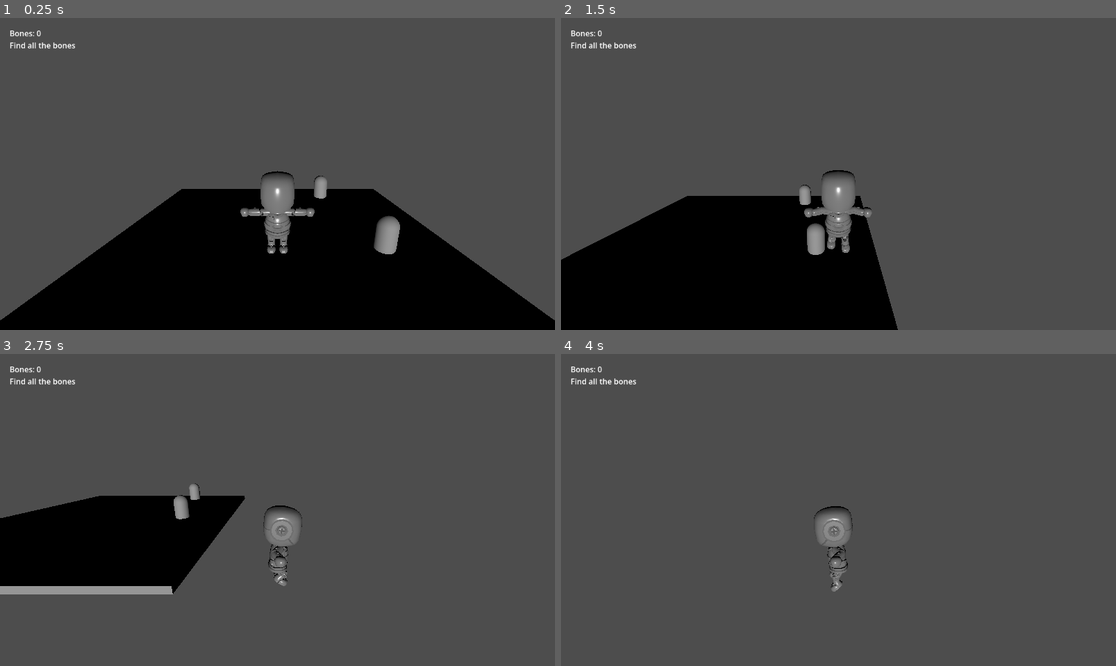
Above: before the commit, frames 1-4 (two rows, left to right).
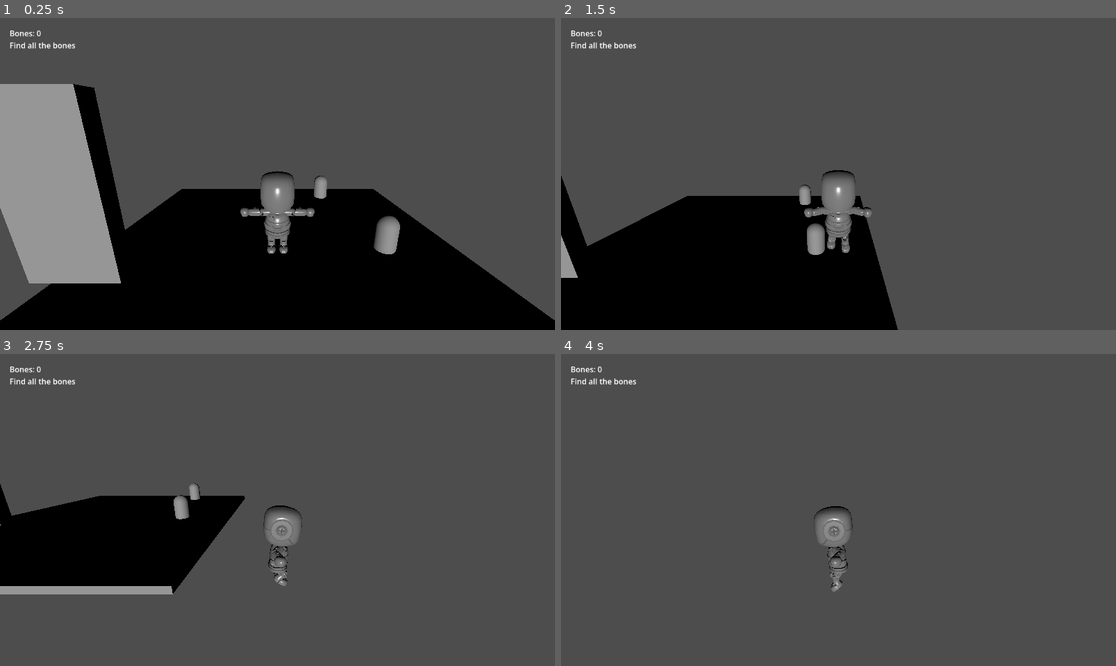
Above: after the commit, the same moments.

Repository: kyanethmoran/For-Better-or-Bones
Game: Godot game, scene res://levels/test_level.tscn
Same seed, same stepped clock (60 frames per second), same inputs: the game is played once before the commit and once after it.
Inputs:
- Up to frame 1 (0.25 s): no input
- Up to frame 2 (1.5 s): tap Enter at 0.5 s; hold D (move_right) 0.53-1.28 s; tap Space (jump) at 0.77 s; hold S (move_back) from 1.28 s (still down)
- Up to frame 3 (2.75 s): tap Space (jump) at 1.52 s; release S (move_back) at 2.03 s; hold D (move_right) from 2.03 s (still down)
- Up to frame 4 (4 s): release D (move_right) at 2.78 s; hold W (move_forward) 2.78-3.53 s; tap Space (jump) at 3.02, 3.77 s; hold A (move_left) from 3.53 s (still down)

The runs differ from the first frame. In frame 1, 12% of the frame differs, in the area x 0-23%, y 21-86%; in frame 2, 0.8%; in frame 3, 0.1%; in frame 4, nothing differs.

Commit message:
Add dungeon exit UI feedback

Diff:
--- a/levels/test_level.tscn
+++ b/levels/test_level.tscn
@@ -3,6 +3,7 @@
 [ext_resource type="PackedScene" uid="uid://hqvlsiat2tgb" path="res://characters/player.tscn" id="1_46lwt"]
 [ext_resource type="PackedScene" uid="uid://cllje6ulp78ub" path="res://scenes/pickups/bone_pickup.tscn" id="2_x25rp"]
 [ext_resource type="PackedScene" uid="uid://bgmc7ty5wfa8q" path="res://scenes/ui/game_ui.tscn" id="3_gmgay"]
+[ext_resource type="PackedScene" uid="uid://xxt7c7aon7hm" path="res://scenes/interactables/dungeon_exit.tscn" id="4_w7r7j"]
 
 [sub_resource type="BoxMesh" id="BoxMesh_srpys"]
 size = Vector3(10, 0.2, 10)
@@ -34,3 +35,6 @@
 transform = Transform3D(1, 0, 0, 0, 1, 0, 0, 0, 1, -5, 0.5, 3)
 
 [node name="GameUI" parent="." unique_id=393395971 instance=ExtResource("3_gmgay")]
+
+[node name="DungeonExit" parent="." unique_id=1000552928 instance=ExtResource("4_w7r7j")]
+transform = Transform3D(1, 0, 0, 0, 1, 0, 0, 0, 1, -2.66733, 1.0152522, 0)
--- /dev/null
+++ b/scenes/interactables/dungeon_exit.gd
@@ -0,0 +1,17 @@
+extends Area3D
+
+@onready var game_ui = get_tree().current_scene.get_node("GameUI")
+
+func _ready() -> void:
+	body_entered.connect(_on_body_entered)
+
+func _on_body_entered(body: Node3D) -> void:
+	if body.name != "Player":
+		return
+
+	if body.has_collected_all_bones():
+		print("Dungeon complete!")
+		game_ui.update_objective("Dungeon complete!")
+	else:
+		print("Find all the bones first!")
+		game_ui.update_objective("Find all the bones first!")
--- /dev/null
+++ b/scenes/interactables/dungeon_exit.tscn
@@ -0,0 +1,20 @@
+[gd_scene format=3 uid="uid://xxt7c7aon7hm"]
+
+[ext_resource type="Script" uid="uid://dwy4bnktthumk" path="res://scenes/interactables/dungeon_exit.gd" id="1_te1ac"]
+
+[sub_resource type="BoxMesh" id="BoxMesh_pjkso"]
+size = Vector3(1, 2, 0.2)
+
+[sub_resource type="BoxShape3D" id="BoxShape3D_te1ac"]
+size = Vector3(2.9511719, 3, 1)
+
+[node name="DungeonExit" type="Area3D" unique_id=1000552928]
+script = ExtResource("1_te1ac")
+
+[node name="Visual" type="MeshInstance3D" parent="." unique_id=6517199]
+transform = Transform3D(2, 0, 0, 0, 2, 0, 0, 0, 2, -1.7291117, 1.153269, 1.1498883)
+mesh = SubResource("BoxMesh_pjkso")
+
+[node name="CollisionShape3D" type="CollisionShape3D" parent="." unique_id=609862353]
+transform = Transform3D(1, 0, 0, 0, 1, 0, 0, 0, 1, -1.8598373, 0.66448045, 0.8745527)
+shape = SubResource("BoxShape3D_te1ac")
--- a/scenes/ui/game_ui.gd
+++ b/scenes/ui/game_ui.gd
@@ -8,3 +8,6 @@
 
 func show_level_complete() -> void:
 	objective_label.text = "All bones collected!"
+
+func update_objective(message: String) -> void:
+	objective_label.text = message
--- a/scripts/player.gd
+++ b/scripts/player.gd
@@ -57,3 +57,6 @@
 	if bones_collected >= total_bones_needed:
 		print("All bones collected!")
 		game_ui.show_level_complete()
+
+func has_collected_all_bones() -> bool:
+	return bones_collected >= total_bones_needed
Not shown, added: scenes/interactables/dungeon_exit.gd.uid
